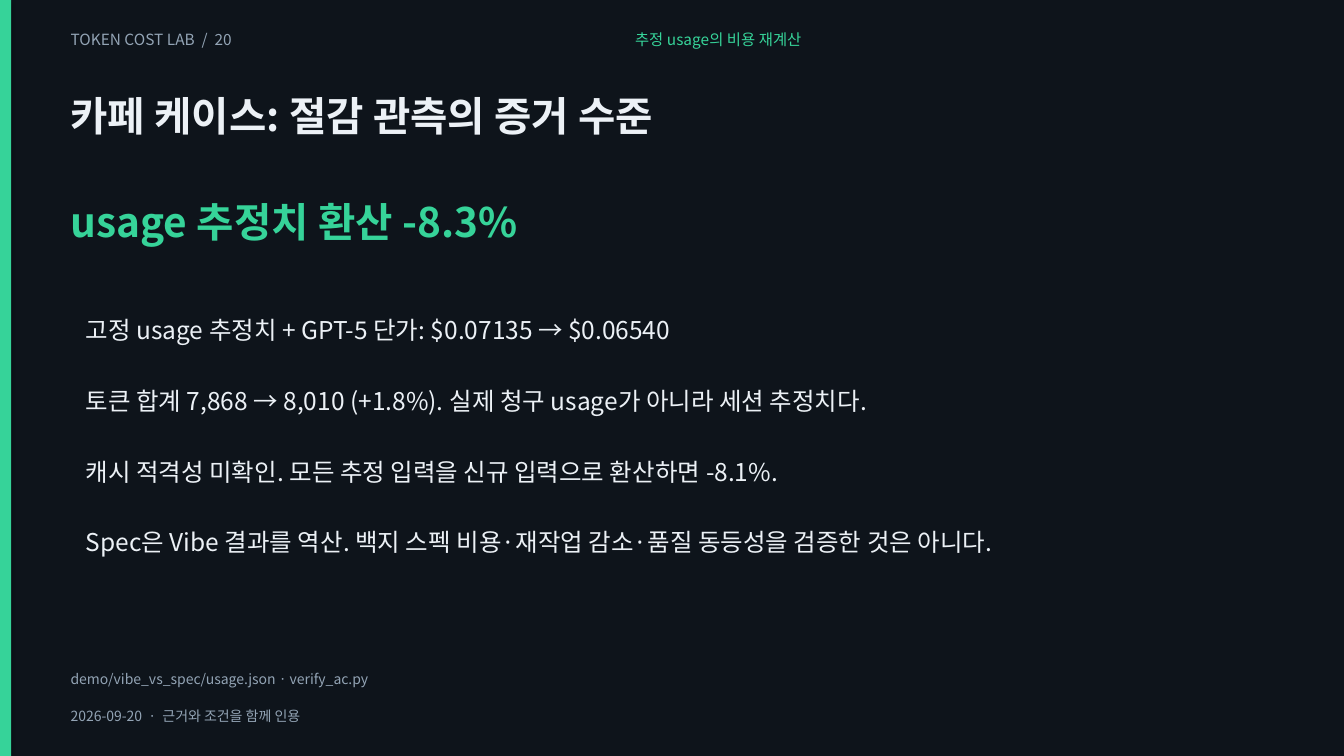
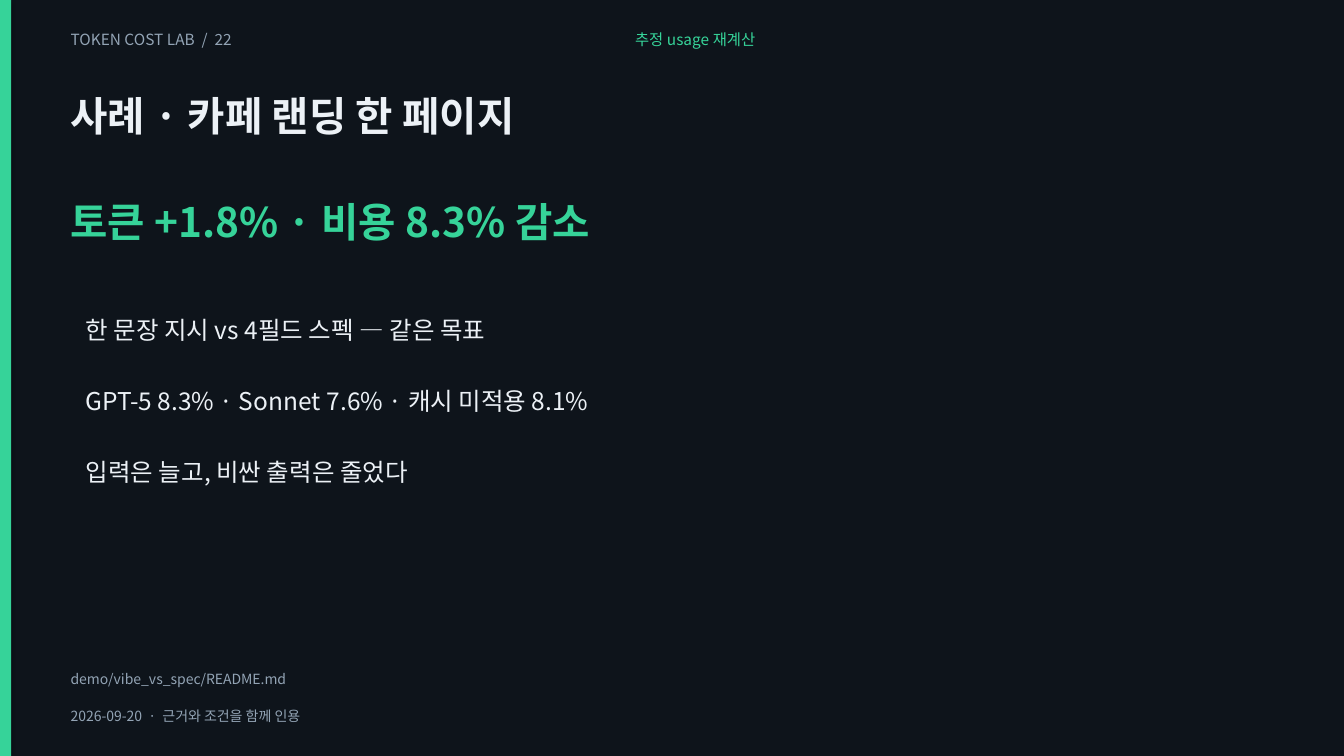
Before and after one commit to giyeop-cody/token-cost-lab, a slide deck: slide 22 of presentation/token_cost.pptx (slide 20 before the commit). Drawn at 1344x756 pixels with LibreOffice and Linux fonts; fonts in the diff are those of the drawing. Boxes give left, top, right and bottom in pixels: in the first picture for what was removed or moved away, otherwise in the second. Text is boxed around its words. In the diff, an @@ line names an element or a change of style, - is before the commit and + after.

```diff
--- a/presentation/token_cost.pptx
+++ b/presentation/token_cost.pptx
@@ text at (71,33,232,45): text changed @@
-TOKEN COST LAB / 20
+TOKEN COST LAB / 22
@@ text at (635,32,756,49): text changed @@
-추정 usage의 비용 재계산
+추정 usage 재계산
@@ text at (71,97,514,135): text changed @@
-카페 케이스: 절감 관측의 증거 수준
+사례 · 카페 랜딩 한 페이지
@@ text at (71,203,590,241): text changed @@
-usage 추정치 환산 -8.3%
+토큰 +1.8% · 비용 8.3% 감소
@@ text at (86,318,485,341): text changed @@
-고정 usage 추정치 + GPT-5 단가: $0.07135 → $0.06540
+한 문장 지시 vs 4필드 스펙 — 같은 목표
@@ text at (86,389,589,412): text changed @@
-토큰 합계 7,868 → 8,010 (+1.8%). 실제 청구 usage가 아니라 세션 추정치다.
+GPT-5 8.3% · Sonnet 7.6% · 캐시 미적용 8.1%
@@ text at (86,460,408,486): text changed @@
-캐시 적격성 미확인. 모든 추정 입력을 신규 입력으로 환산하면 -8.1%.
+입력은 늘고, 비싼 출력은 줄었다
@@ text removed at (86,530,993,557) @@
-Spec은 Vibe 결과를 역산. 백지 스펙 비용·재작업 감소·품질 동등성을 검증한 것은 아니다.
@@ text at (71,673,287,687): text changed @@
-demo/vibe_vs_spec/usage.json · verify_ac.py
+demo/vibe_vs_spec/README.md
```
Also in this commit, not shown: 27 other slides changed, 1 slide added, 1 slide removed, 28 other files.
